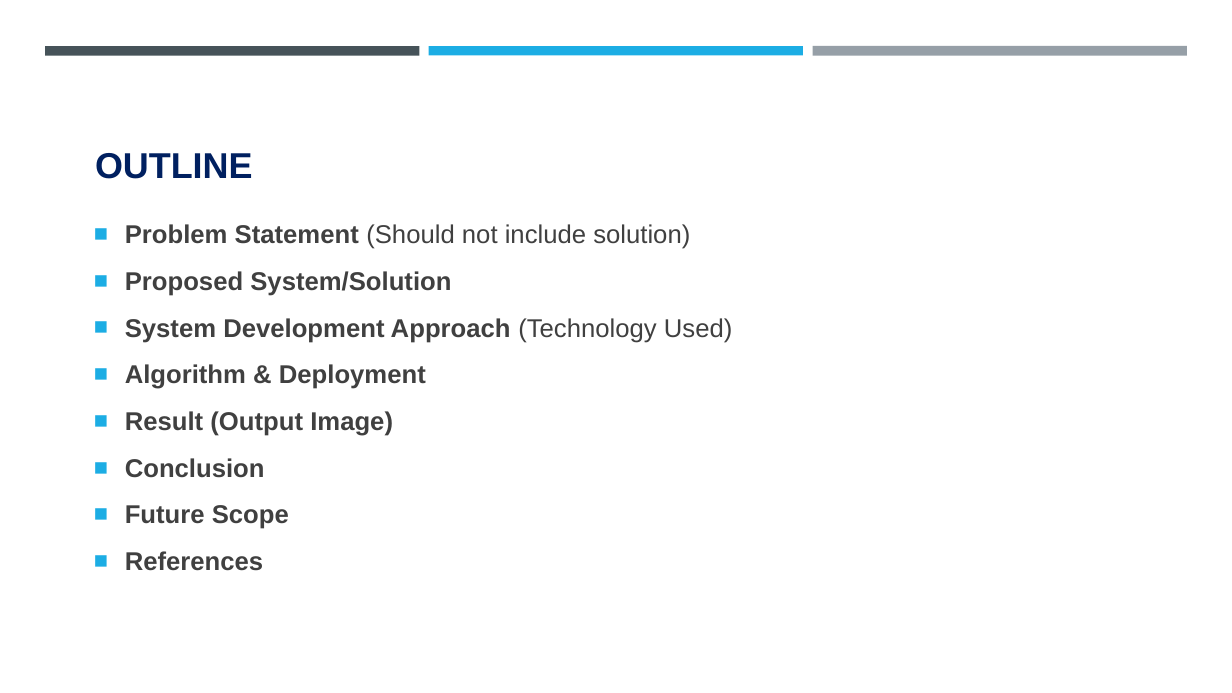
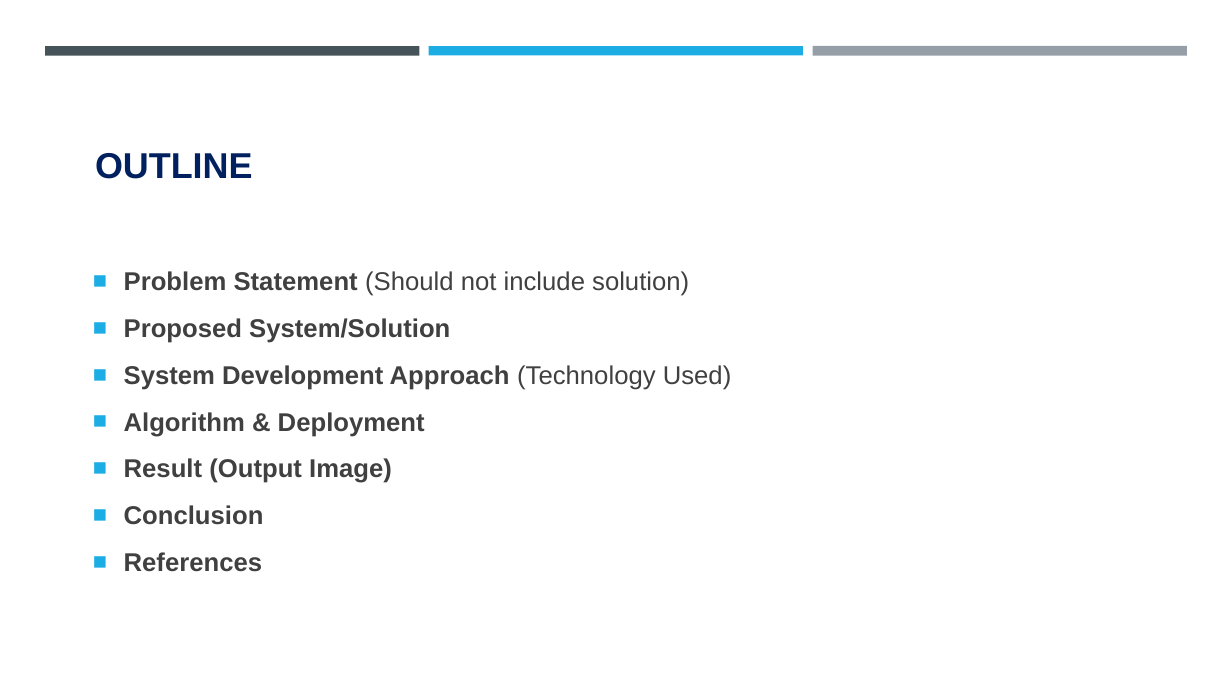
Before and after one commit to Dhayanithi05/ProjectNM, a slide deck: slide 2 of Project.pptx. Drawn at 1232x693 pixels with LibreOffice and Linux fonts; fonts in the diff are those of the drawing; background and template pictures are left out. Boxes give left, top, right and bottom in pixels: in the first picture for what was removed or moved away, otherwise in the second. Text is boxed around its words. In the diff, an @@ line names an element or a change of style, - is before the commit and + after.

```diff
--- a/Project.pptx
+++ b/Project.pptx
@@ text "Problem Statement (Should not include ...": place and size @@
-text "Problem Statement (Should not include ..." at (125, 224, 733, 571)
+text "Problem Statement (Should not include ..." at (124, 271, 732, 572)
@@ text at (125, 505, 289, 529): paragraph removed @@
-■ Future Scope
```
Also in this commit, not shown: 3 other slides changed, 13 slides added, 6 slides removed.
